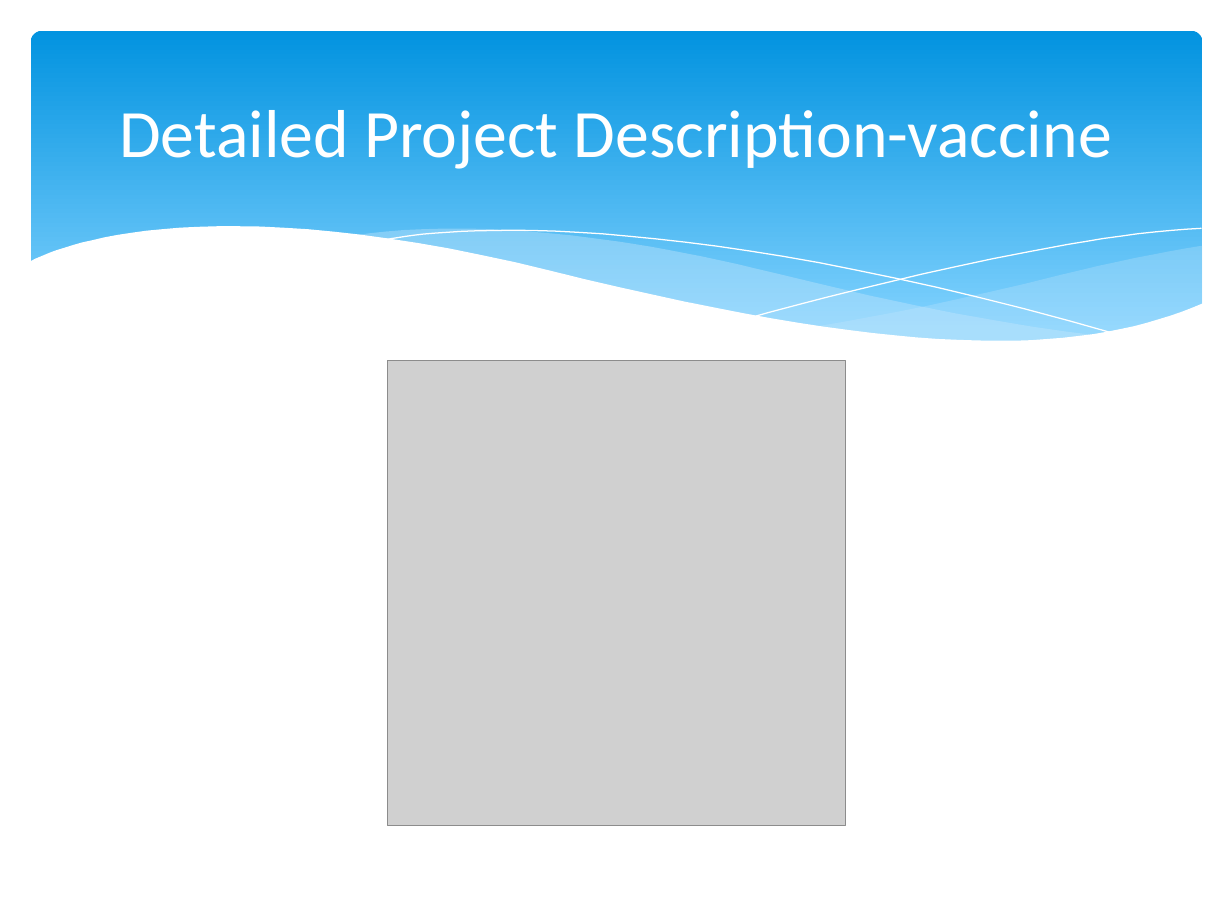
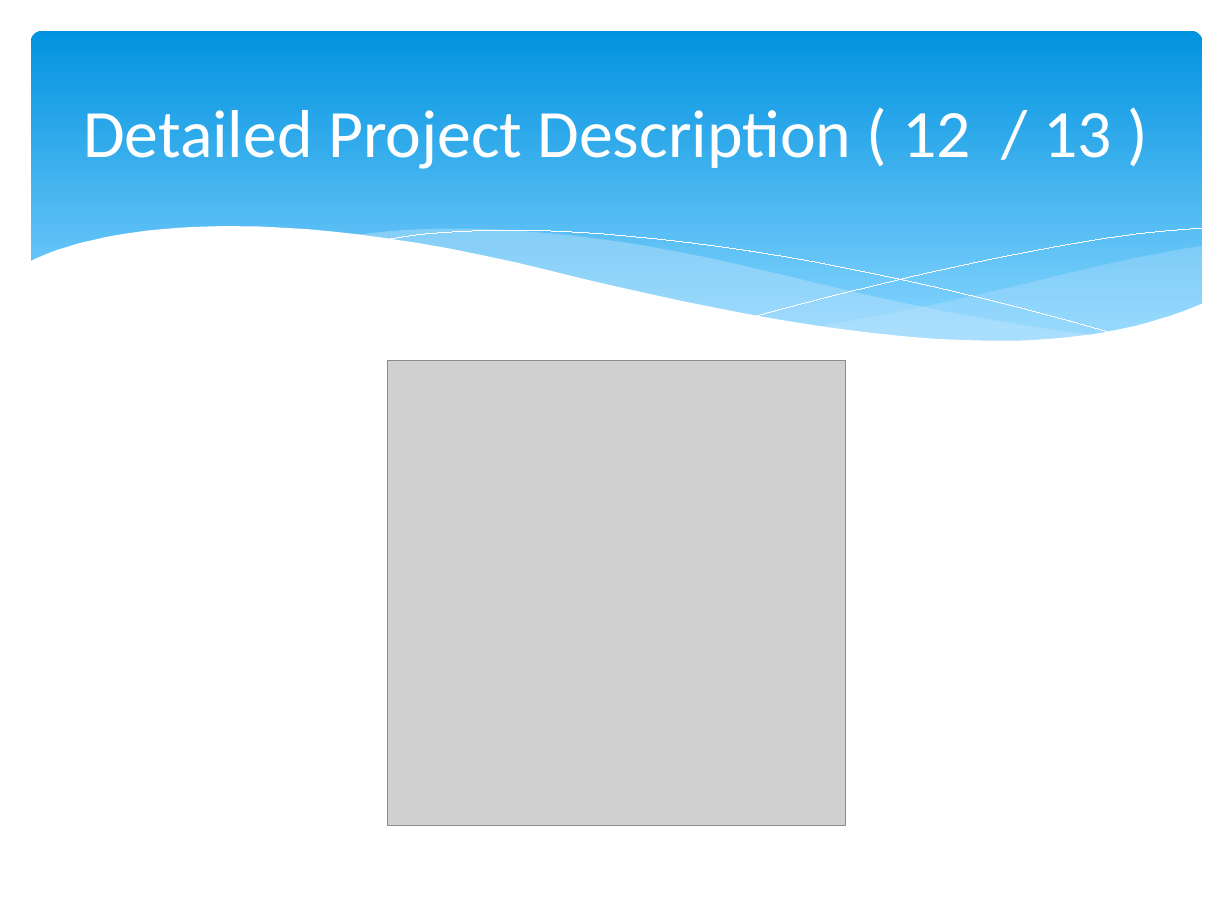
Before and after one commit to hankn01/VaccineCMSJavaSwing, a slide deck: slide 14 of team1Presentation.pptx. Drawn at 1232x924 pixels with LibreOffice and Linux fonts; fonts in the diff are those of the drawing; grey boxes stand for pictures. Boxes give left, top, right and bottom in pixels: in the first picture for what was removed or moved away, otherwise in the second. Text is boxed around its words. In the diff, an @@ line names an element or a change of style, - is before the commit and + after.

Commit message:
project done

```diff
--- a/team1Presentation.pptx
+++ b/team1Presentation.pptx
@@ rounded rectangle at (x1=31, y1=31, x2=1202, y2=363): fill gradient #0293E0 to #81D2FE to gradient #0293E0 to #83D3FE @@
@@ title at (x1=83, y1=110, x2=1112, y2=169): text changed @@
-Detailed Project Description-vaccine
+Detailed Project Description ( 12 / 13 )
@@ freeform shape at (x1=381, y1=230, x2=1117, y2=335): outline #FFFFFF 0.75 pt to #FFFFFF 0 pt @@
@@ freeform shape at (x1=755, y1=228, x2=1201, y2=315): outline #FFFFFF 0.75 pt to #FFFFFF 0 pt @@
```
Also in this commit, not shown: 15 other slides changed, 2 slides added, 2 slides removed.
